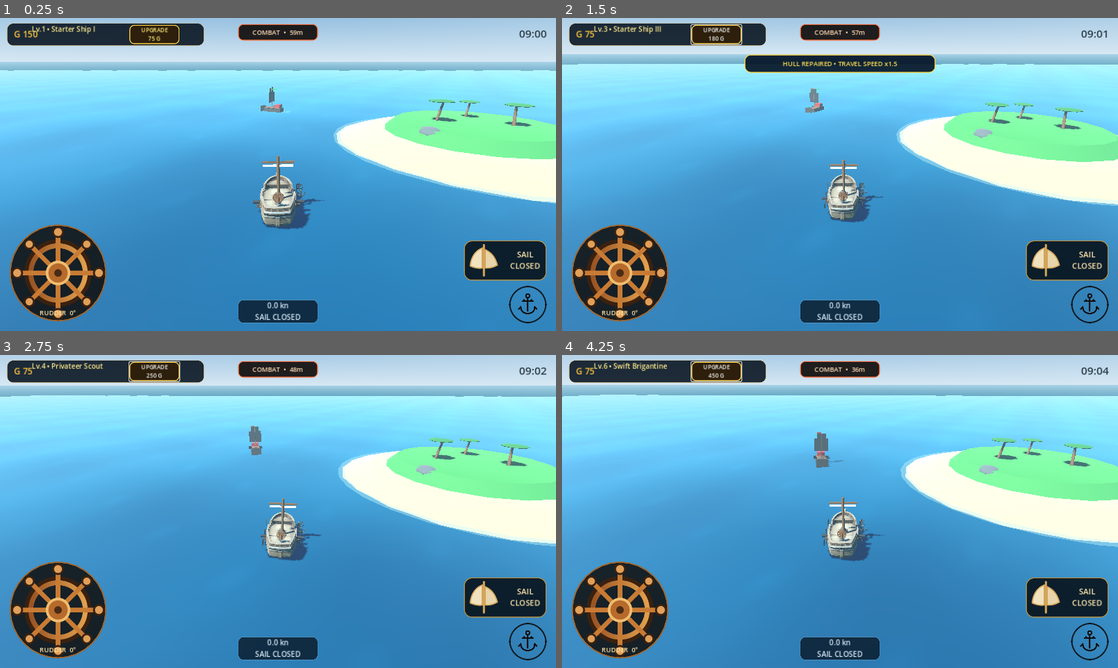
Above: before the commit, frames 1-4 (two rows, left to right).
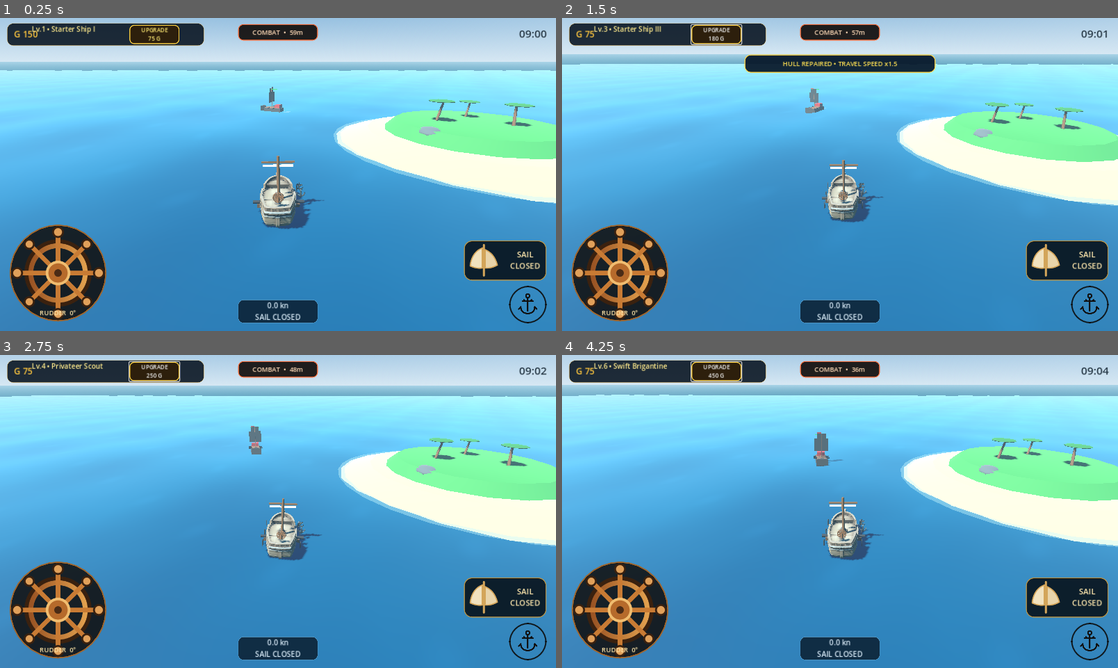
Above: after the commit, the same moments.

Repository: za99405com-ui/Pirate-Seasonline
Game: Godot game, scene res://scenes/world/world.tscn
The game is run twice, just before and just after one commit, with the same random seed, the same clock (stepped at 60 frames per second) and the same inputs.
Inputs:
- Up to frame 1 (0.25 s): no input
- Up to frame 2 (1.5 s): click "UPGRADE 75 G" at 0.5 s; click "UPGRADE 120 G" at 1.25 s
- Up to frame 3 (2.75 s): click "UPGRADE 180 G" at 2 s
- Up to frame 4 (4.25 s): click "UPGRADE 250 G" at 2.75 s; click "UPGRADE 340 G" at 3.5 s

The runs differ from the first frame. In frame 1, less than 0.1% of the frame differs, in the area x 1-100%, y 16-68%; in frame 2, 0.1%; in frame 3, 0.2%; in frame 4, 0.4%, in the area x 0-100%, y 12-66%.

Commit message:
Synchronize true 3D ocean swells with boat buoyancy and increase rolling wave height

Diff:
--- a/godot_game/shaders/ocean_water.gdshader
+++ b/godot_game/shaders/ocean_water.gdshader
@@ -6,32 +6,33 @@
 uniform vec3 deep_color : source_color = vec3(0.016, 0.155, 0.255);
 uniform vec3 light_color : source_color = vec3(0.048, 0.295, 0.385);
 uniform float daylight : hint_range(0.0, 1.0) = 0.86;
-uniform float wave_height : hint_range(0.0, 0.5) = 0.18;
+uniform float wave_height : hint_range(0.0, 0.5) = 0.30;
+uniform float sea_time = 0.0;
 varying float wave_crest;
 varying vec2 sea_uv;
 
 void vertex(){
   vec2 p = (MODEL_MATRIX * vec4(VERTEX, 1.0)).xz;
   sea_uv = p;
-  float a = sin(dot(p, vec2(0.14, 0.09)) + TIME * 0.62);
-  float b = sin(dot(p, vec2(-0.10, 0.19)) - TIME * 0.47);
-  float c = sin(dot(p, vec2(0.24, -0.06)) + TIME * 0.88);
+  float a = sin(dot(p, vec2(0.14, 0.09)) + sea_time * 0.62);
+  float b = sin(dot(p, vec2(-0.10, 0.19)) - sea_time * 0.47);
+  float c = sin(dot(p, vec2(0.24, -0.06)) + sea_time * 0.88);
   wave_crest = 0.52*a + 0.33*b + 0.15*c;
   VERTEX.y += wave_crest * wave_height;
-  float dx = (0.52*0.14*cos(dot(p,vec2(0.14,0.09))+TIME*0.62)
-    + 0.33*(-0.10)*cos(dot(p,vec2(-0.10,0.19))-TIME*0.47)
-    + 0.15*0.24*cos(dot(p,vec2(0.24,-0.06))+TIME*0.88))*wave_height;
-  float dz = (0.52*0.09*cos(dot(p,vec2(0.14,0.09))+TIME*0.62)
-    + 0.33*0.19*cos(dot(p,vec2(-0.10,0.19))-TIME*0.47)
-    - 0.15*0.06*cos(dot(p,vec2(0.24,-0.06))+TIME*0.88))*wave_height;
+  float dx = (0.52*0.14*cos(dot(p,vec2(0.14,0.09))+sea_time*0.62)
+    + 0.33*(-0.10)*cos(dot(p,vec2(-0.10,0.19))-sea_time*0.47)
+    + 0.15*0.24*cos(dot(p,vec2(0.24,-0.06))+sea_time*0.88))*wave_height;
+  float dz = (0.52*0.09*cos(dot(p,vec2(0.14,0.09))+sea_time*0.62)
+    + 0.33*0.19*cos(dot(p,vec2(-0.10,0.19))-sea_time*0.47)
+    - 0.15*0.06*cos(dot(p,vec2(0.24,-0.06))+sea_time*0.88))*wave_height;
   NORMAL = normalize(vec3(-dx,1.0,-dz));
 }
 
 void fragment(){
   // Mild wave streaks, not bright repeating circular patches.
-  float flow = sin(sea_uv.x*0.36 + sea_uv.y*0.19 + TIME*0.7
-      + sin(sea_uv.y*0.11 - TIME*0.26)*0.9);
-  float flow2 = sin(sea_uv.x*(-0.21) + sea_uv.y*0.27 - TIME*0.42);
+  float flow = sin(sea_uv.x*0.36 + sea_uv.y*0.19 + sea_time*0.7
+      + sin(sea_uv.y*0.11 - sea_time*0.26)*0.9);
+  float flow2 = sin(sea_uv.x*(-0.21) + sea_uv.y*0.27 - sea_time*0.42);
   float shimmer = smoothstep(0.74,1.50,flow*0.67+flow2*0.33);
   float tint = clamp(0.50 + wave_crest*0.16 + flow*0.022, 0.1,0.9);
   float view_fresnel = pow(1.0-clamp(dot(normalize(NORMAL),normalize(VIEW)),0.0,1.0),3.0);
